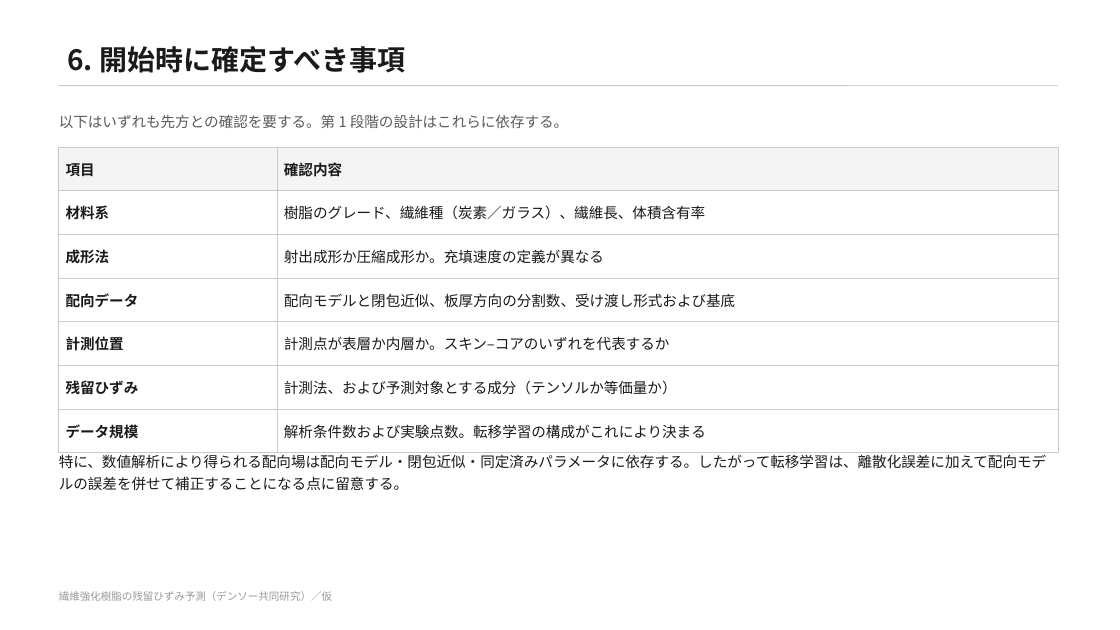
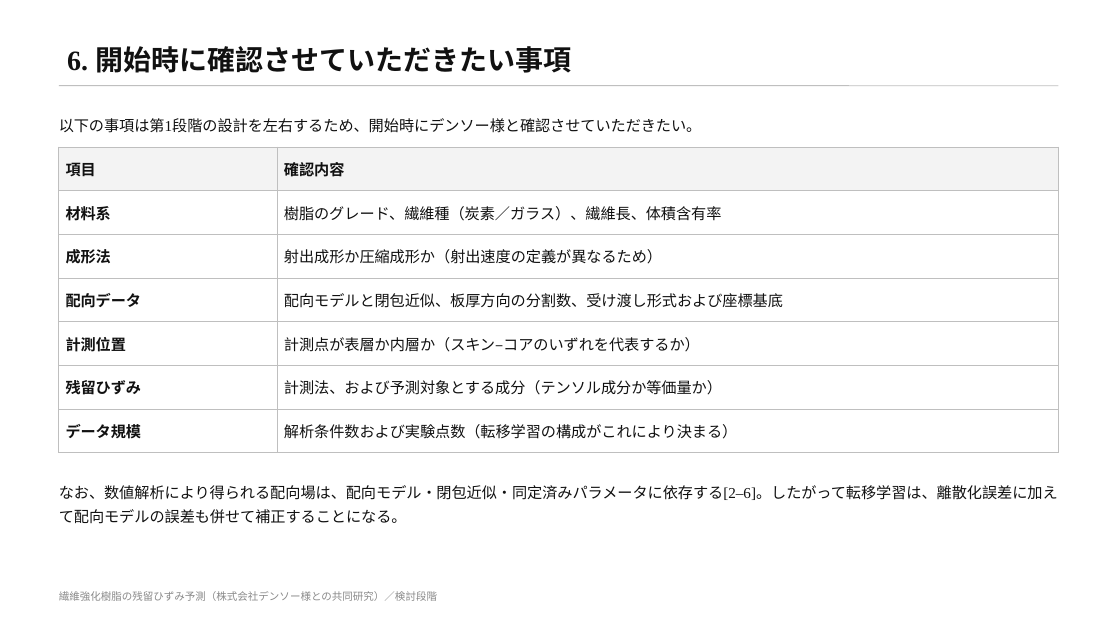
Before and after one commit to keisuke58/wccm2026-cfrp-gnn, a slide deck: slide 7 of slides/denso_residual_strain_draft.pptx. Drawn at 1120x630 pixels with LibreOffice and Linux fonts; fonts in the diff are those of the drawing. Boxes give left, top, right and bottom in pixels: in the first picture for what was removed or moved away, otherwise in the second. Text is boxed around its words. In the diff, an @@ line names an element or a change of style, - is before the commit and + after.

```diff
--- a/slides/denso_residual_strain_draft.pptx
+++ b/slides/denso_residual_strain_draft.pptx
@@ title at (x1=67, y1=46, x2=571, y2=73): text changed; font Noto Sans CJK JP to Times New Roman; text colour #1A1A1A to #111111 @@
-6. 開始時に確定すべき事項
+6. 開始時に確認させていただきたい事項
@@ text at (x1=59, y1=118, x2=702, y2=133): text changed; size 12.5 to 13 pt; font Noto Sans CJK JP to Times New Roman; text colour #5A5A5A to #111111 @@
-以下はいずれも先方との確認を要する。第 1 段階の設計はこれらに依存する。
+以下の事項は第1段階の設計を左右するため、開始時にデンソー様と確認させていただきたい。
@@ table at (x1=59, y1=147, x2=1059, y2=443) @@
-row 3, column 2: 射出成形か圧縮成形か。充填速度の定義が異なる
+row 3, column 2: 射出成形か圧縮成形か（射出速度の定義が異なるため）
-row 4, column 2: 配向モデルと閉包近似、板厚方向の分割数、受け渡し形式および基底
+row 4, column 2: 配向モデルと閉包近似、板厚方向の分割数、受け渡し形式および座標基底
-row 5, column 2: 計測点が表層か内層か。スキン–コアのいずれを代表するか
+row 5, column 2: 計測点が表層か内層か（スキン–コアのいずれを代表するか）
-row 6, column 2: 計測法、および予測対象とする成分（テンソルか等価量か）
+row 6, column 2: 計測法、および予測対象とする成分（テンソル成分か等価量か）
-row 7, column 2: 解析条件数および実験点数。転移学習の構成がこれにより決まる
+row 7, column 2: 解析条件数および実験点数（転移学習の構成がこれにより決まる）
@@ fill #F4F4F4 to #F3F3F3 in row 1 @@
@@ size 12.5 to 13 pt, font Noto Sans CJK JP to Times New Roman, text colour #1A1A1A to #111111 in "項目", "確認内容", "材料系", "樹脂のグレード、繊維種（炭素／ガラス）、繊維長、体積含有率" and 5 more places @@
@@ borders changed @@
@@ text at (x1=59, y1=485, x2=1058, y2=524): text changed; size 12.5 to 13 pt; font Noto Sans CJK JP to Times New Roman; text colour #1A1A1A to #111111 @@
-特に、数値解析により得られる配向場は配向モデル・閉包近似・同定済みパラメータに依存する。したがって転移学習は、離散化誤差に加えて配向モデルの誤差を併せて補正することになる点に留意する。
+なお、数値解析により得られる配向場は、配向モデル・閉包近似・同定済みパラメータに依存する[2–6]。したがって転移学習は、離散化誤差に加えて配向モデルの誤差も併せて補正することになる。
@@ text at (x1=59, y1=591, x2=437, y2=601): text changed; font Noto Sans CJK JP to Times New Roman; text colour #9A9A9A to #8A8A8A @@
-繊維強化樹脂の残留ひずみ予測（デンソー共同研究）／仮
+繊維強化樹脂の残留ひずみ予測（株式会社デンソー様との共同研究）／検討段階
```
Also in this commit, not shown: 7 other slides changed, 6 other files.
